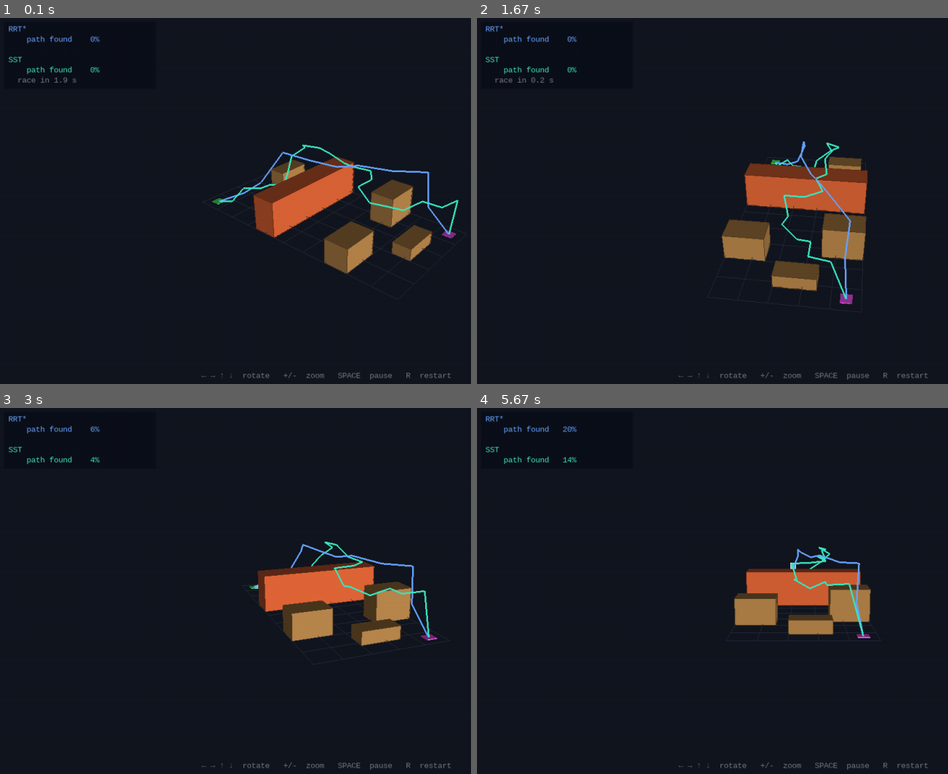
Above: before the commit, frames 1-4 (two rows, left to right).
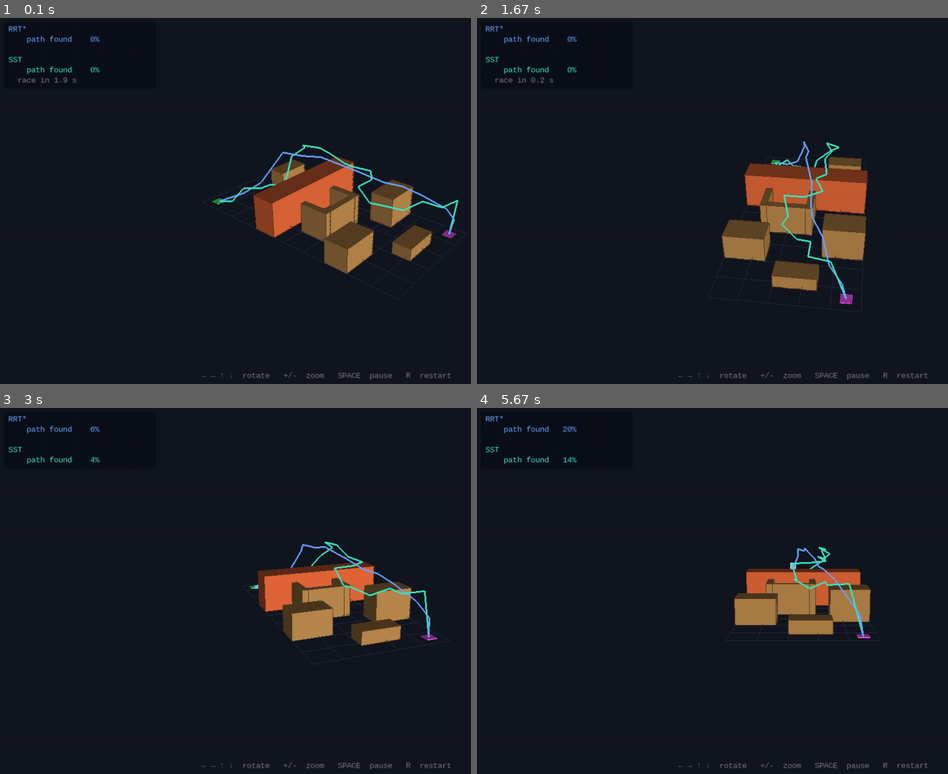
Above: after the commit, the same moments.

Repository: alexandrelheinen/arco
Game: pygame game, started from tools/simulator/main/ppp.py
The game is run twice, just before and just after one commit, with the same random seed, the same clock (stepped at 60 frames per second) and the same inputs.
Inputs:
- Up to frame 1 (0.1 s): no input
- Up to frame 2 (1.67 s): hold Right 0.33-0.8 s; hold Up 0.83-1.13 s; tap Space at 0.9, 1.23, 1.53 s; tap - at 0.98 s; hold Right 1.17-1.63 s
- Up to frame 3 (3 s): hold Left 1.67-2.2 s; tap Space at 1.73, 2.03, 2.3, 2.63, 2.93 s; hold Down 2.23-2.53 s; tap - at 2.38 s; hold Left 2.57-2.97 s
- Up to frame 4 (5.67 s): hold Up 3-3.37 s; tap Space at 3.07, 3.47, 3.77, 4.13, 4.53, 4.83, 5.03, 5.33, 5.53 s; hold Right 3.4-4.03 s; tap - at 3.55, 5.12 s; hold Down 4.07-4.43 s; hold Left 4.47-4.93 s; hold Right 4.97-5.43 s; hold Up from 5.47 s (still down)

The runs differ from the first frame. In frame 1, 1.7% of the frame differs, in the area x 60-97%, y 36-62%; in frame 2, 1.4%; in frame 3, 1.2%; in frame 4, 1.1%.

Commit message:
feat: add dead ends to sparse scene and concave U-obstacle to PPP
Agent-Logs-Url: https://github.com/alexandrelheinen/arco/sessions/32b72d2a-2bac-4ffb-bb0a-caf40007fd31

Co-authored-by: alexandrelheinen <10059686+alexandrelheinen@users.noreply.github.com>

Diff:
--- a/tools/config/obstacles.yml
+++ b/tools/config/obstacles.yml
@@ -68,3 +68,21 @@
 
 # Spacing between road-marking dots along each street centreline (m).
 road_dot_spacing: 15.0
+
+# Dead-end barriers — narrow walls placed across individual street segments
+# to block through-traffic and create cul-de-sacs.  Each entry is
+# [x_lo, x_hi, y_lo, y_hi] in world metres.
+#
+# The three barriers below are each 30 m wide (matching the street width) and
+# 10 m thick, centred between two adjacent intersections:
+#
+#   1.  Vertical street x≈382.7, between horizontal streets y=324.7 and y=408.9
+#       → barrier at y ≈ 357–367 (mid-block)
+#   2.  Horizontal street y≈492.1, between vertical streets x=656.9 and x=781.0
+#       → barrier at x ≈ 703–733 (mid-block)
+#   3.  Vertical street x≈942.0, between horizontal streets y=492.1 and y=582.4
+#       → barrier at y ≈ 527–537 (mid-block)
+dead_end_walls:
+  - [367.7, 397.7, 357.0, 367.0]
+  - [703.0, 733.0, 477.1, 507.1]
+  - [927.0, 957.0, 527.0, 537.0]
--- a/tools/simulator/scenes/ppp.py
+++ b/tools/simulator/scenes/ppp.py
@@ -15,6 +15,16 @@
     Scatter B   x=[14,16]  y=[0, 3]   z=[0, 2]
     Scatter C   x=[13,15]  y=[7, 10]  z=[0, 2.5]
     Scatter D   x=[17,18.5] y=[4, 7]  z=[0, 1]
+
+Concave U-obstacle (opening faces west, toward the main wall)
+-------------------------------------------------------------
+Three boxes form a U-shaped pocket between the main wall and the goal.
+Planners that sample inside the pocket discover a dead-end and must
+backtrack, exercising the algorithms' concave-obstacle avoidance:
+
+    U south leg  x=[10.0,12.5] y=[2.0, 2.5]  z=[0, 2.5]
+    U north leg  x=[10.0,12.5] y=[5.5, 6.0]  z=[0, 2.5]
+    U back wall  x=[12.0,12.5] y=[2.5, 5.5]  z=[0, 2.5]
 
 Start: (1, 1, 0) — near the (0, 0, 0) corner.
 Goal : (19, 9, 0) — near the (20, 10, 0) corner.
@@ -37,6 +47,11 @@
     (14.0, 0.0, 0.0, 16.0, 3.0, 2.0),
     (13.0, 7.0, 0.0, 15.0, 10.0, 2.5),
     (17.0, 4.0, 0.0, 18.5, 7.0, 1.0),
+    # Concave U-obstacle (opening faces west, toward the main wall).
+    # Three boxes form a pocket that traps naive path samples.
+    (10.0, 2.0, 0.0, 12.5, 2.5, 2.5),  # south leg
+    (10.0, 5.5, 0.0, 12.5, 6.0, 2.5),  # north leg
+    (12.0, 2.5, 0.0, 12.5, 5.5, 2.5),  # back wall
 ]
 
 #: Maximum x-depth (metres) that classifies a box as the main blocking wall.
--- a/tools/simulator/scenes/sparse.py
+++ b/tools/simulator/scenes/sparse.py
@@ -41,6 +41,7 @@
 _C_START: tuple[int, int, int] = (60, 220, 90)
 _C_GOAL: tuple[int, int, int] = (220, 80, 220)
 _C_SDF_NEAR: tuple[int, int, int] = (62, 50, 38)  # warm shadow near buildings
+_C_BARRIER: tuple[int, int, int] = (200, 120, 40)  # amber — dead-end barriers
 
 # World-space ring radii for start/goal markers.
 _RING_OUTER = 1.2  # metres
@@ -77,6 +78,30 @@
         for y in np.arange(0.0, h, step):
             dots.append((float(cx), float(y)))
     return dots
+
+
+def _make_dead_end_walls(
+    obs_cfg: dict[str, Any],
+) -> list[tuple[float, float, float, float]]:
+    """Parse the dead-end barrier rectangles from the obstacles config.
+
+    Each barrier is a narrow axis-aligned wall placed across a street
+    segment to create a cul-de-sac dead end.  The list is read from the
+    optional ``dead_end_walls`` key in *obs_cfg*; an absent key returns an
+    empty list so that scenes without barriers still work.
+
+    Args:
+        obs_cfg: Parsed ``obstacles.yml`` dict.  May contain an optional
+            ``dead_end_walls`` key whose value is a list of four-element
+            sequences ``[x_lo, x_hi, y_lo, y_hi]`` in world metres.
+
+    Returns:
+        List of ``(x_lo, x_hi, y_lo, y_hi)`` barrier rectangles.
+    """
+    walls: list[tuple[float, float, float, float]] = []
+    for x_lo, x_hi, y_lo, y_hi in obs_cfg.get("dead_end_walls", []):
+        walls.append((float(x_lo), float(x_hi), float(y_lo), float(y_hi)))
+    return walls
 
 
 def _make_blocks(
@@ -164,6 +189,7 @@
         gx, gy = obs_cfg["goal"]
         self._goal = np.array([float(gx), float(gy)])
         self._blocks = _make_blocks(obs_cfg)
+        self._dead_end_walls = _make_dead_end_walls(obs_cfg)
         self._road_dots = _make_road_dots(obs_cfg)
         self._vehicle_cfg = _make_vehicle_config(obs_cfg)
         # Marker radii scale with world size
@@ -319,6 +345,17 @@
             self._occ.points, *_c(_C_BUILDING), point_size=5.0
         )
 
+        # Draw dead-end barriers as filled amber rectangles on top of buildings.
+        for x_lo, x_hi, y_lo, y_hi in self._dead_end_walls:
+            renderer_gl.draw_oriented_rect(
+                (x_lo + x_hi) / 2.0,
+                (y_lo + y_hi) / 2.0,
+                (x_hi - x_lo) / 2.0,
+                (y_hi - y_lo) / 2.0,
+                0.0,
+                *_c(_C_BARRIER),
+            )
+
         renderer_gl.draw_tree(
             self._rrt_nodes,
             self._rrt_parent,
@@ -393,8 +430,9 @@
 
     spacing = float(obs_cfg["obstacle_sampling_spacing"])
     blocks = _make_blocks(obs_cfg)
+    dead_ends = _make_dead_end_walls(obs_cfg)
     all_pts: list[list[float]] = []
-    for x_lo, x_hi, y_lo, y_hi in blocks:
+    for x_lo, x_hi, y_lo, y_hi in blocks + dead_ends:
         xs = np.arange(x_lo, x_hi + spacing, spacing)
         ys = np.arange(y_lo, y_hi + spacing, spacing)
         for x in xs:
